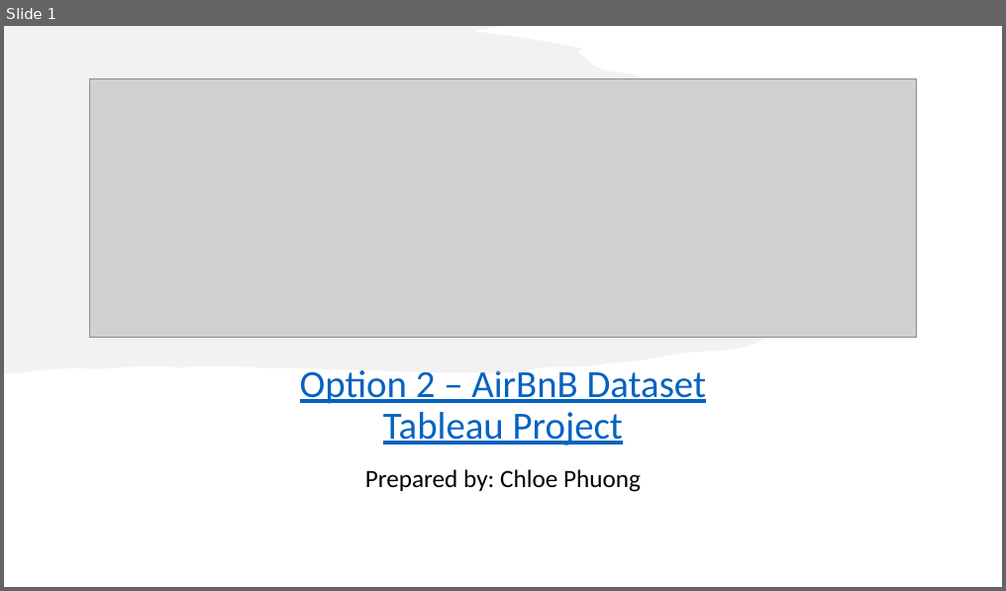
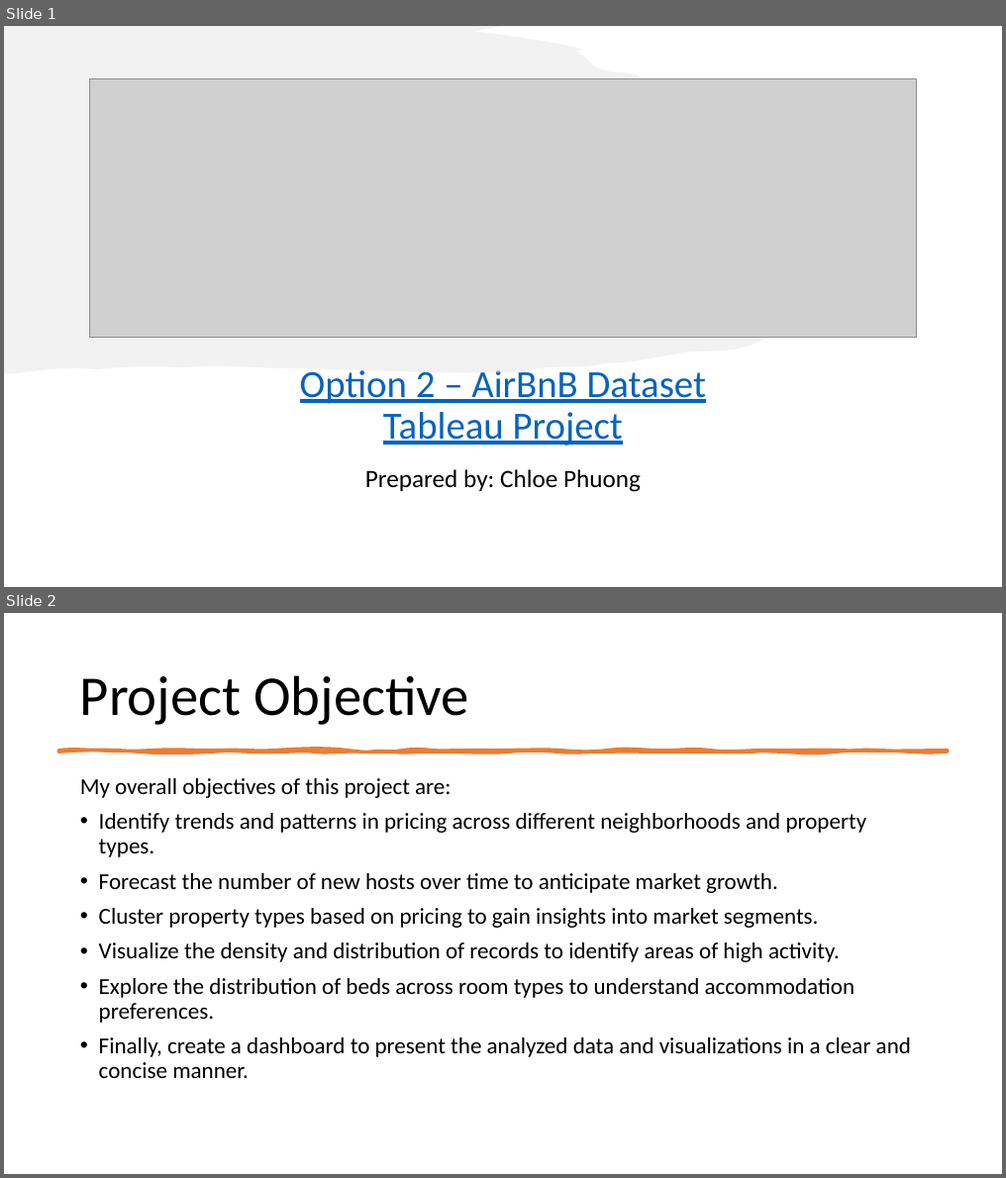
Before and after one commit to chloephuong/LHL-Final-Project-Tableau, a slide deck: Tableau Presentation File - Option 2 - AirBnB Dataset - Chloe Phuong.pptx. Shown one above the other, each under a label of ours: slide 1 before the commit, slides 1 and 2 after it. The pictures are 1006x591 and 1006x1178 pixels, drawn with LibreOffice and Linux fonts; fonts in the diff are those of the drawing; grey boxes stand for pictures. Boxes give left, top, right and bottom in pixels: in the first picture for what was removed or moved away, otherwise in the second. Text is boxed around its words. In the diff, an @@ line names an element or a change of style, - is before the commit and + after.

```diff
--- a/Tableau Presentation File - Option 2 - AirBnB Dataset - Chloe Phuong.pptx
+++ b/Tableau Presentation File - Option 2 - AirBnB Dataset - Chloe Phuong.pptx
@@ slide 2 added at [4,613,1002,1174], background #FFFFFF @@
@@ title added at [80,675,469,725], 54 pt, text #000000 @@
+Project Objective
@@ freeform shape added at [58,750,947,752], fill #ED7D31, outline #ED7D31 3.25 pt @@
@@ text added at [80,778,911,1078], 22 pt, text #000000 @@
+My overall objectives of this project are:
+• Identify trends and patterns in pricing across different neighborhoods and property types.
+• Forecast the number of new hosts over time to anticipate market growth.
+• Cluster property types based on pricing to gain insights into market segments.
+• Visualize the density and distribution of records to identify areas of high activity.
+• Explore the distribution of beds across room types to understand accommodation preferences.
+• Finally, create a dashboard to present the analyzed data and visualizations in a clear and concise manner.
```
Also in this commit, not shown: 6 other slides added, 5 slides removed.
